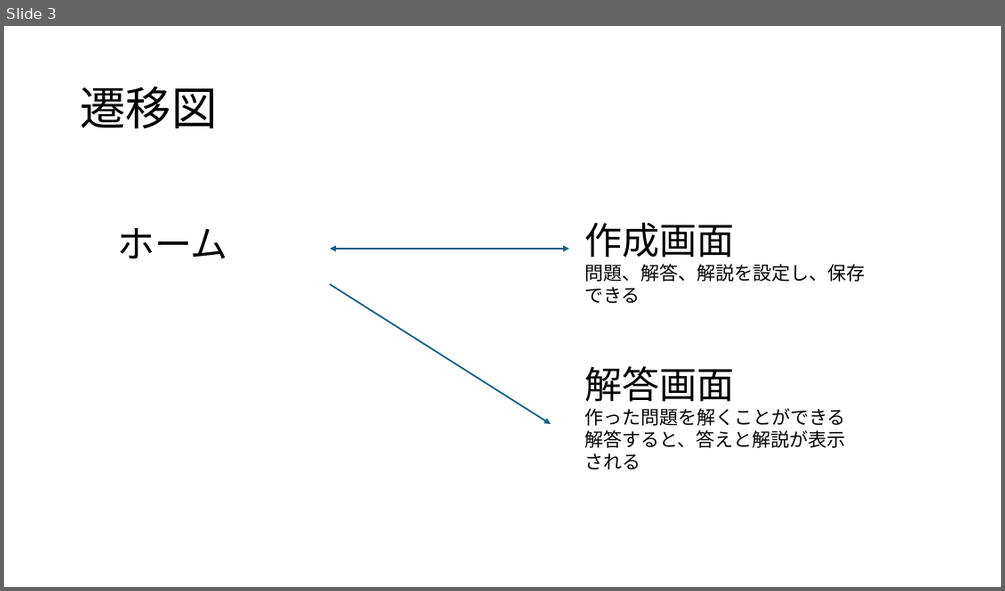
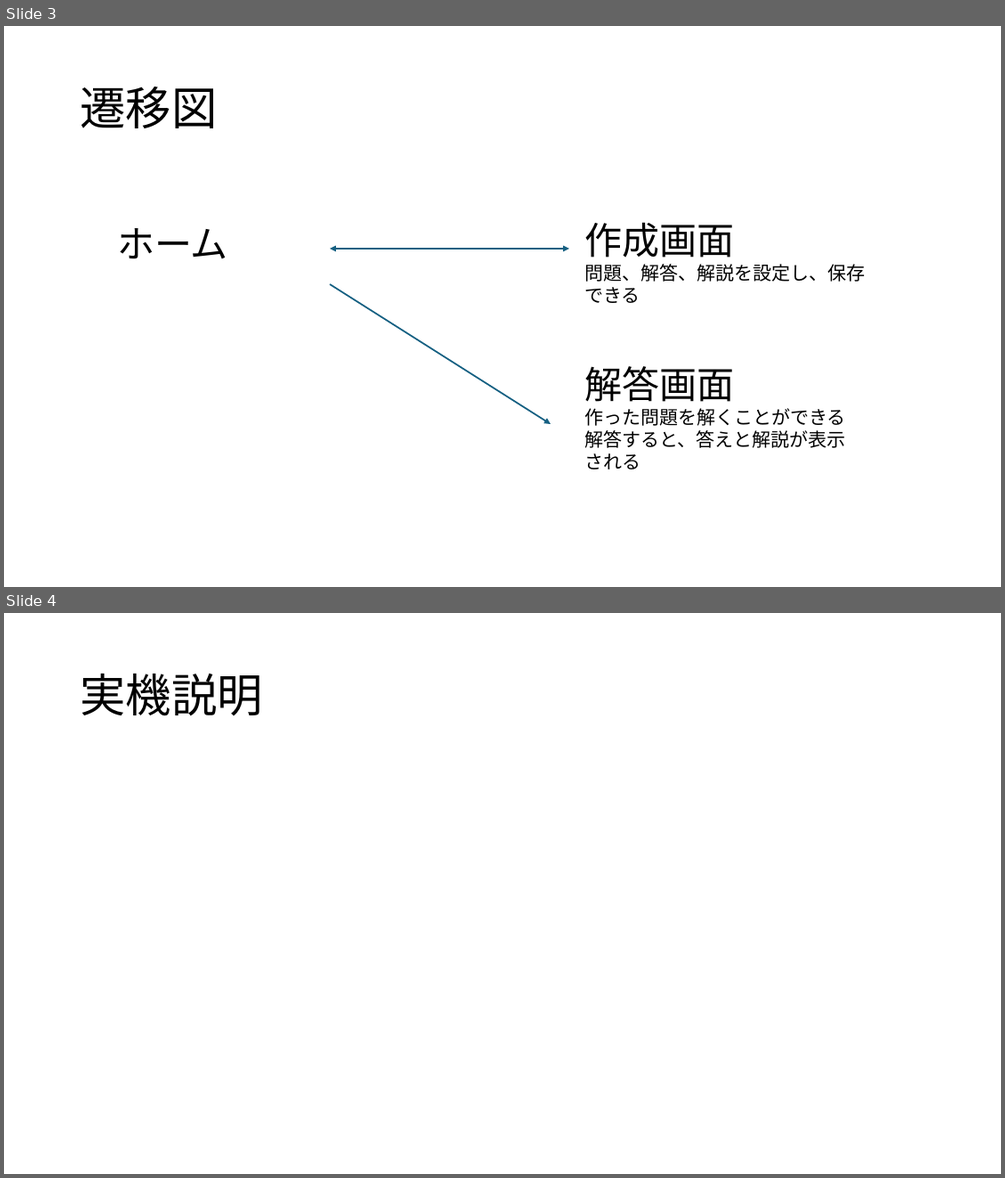
Before and after one commit to kunishimasoichiro/mobile, a slide deck: mobile課題/クイズのような勉強アプリ.pptx. Shown one above the other, each under a label of ours: slide 3 before the commit, slides 3 and 4 after it. The pictures are 1005x591 and 1005x1178 pixels, drawn with LibreOffice and Linux fonts; fonts in the diff are those of the drawing. Boxes give left, top, right and bottom in pixels: in the first picture for what was removed or moved away, otherwise in the second. Text is boxed around its words. In the diff, an @@ line names an element or a change of style, - is before the commit and + after.

```diff
--- a/mobile課題/クイズのような勉強アプリ.pptx
+++ b/mobile課題/クイズのような勉強アプリ.pptx
@@ slide 4 added at box(4, 613, 1001, 1174), background #FFFFFF @@
@@ title added at box(80, 674, 262, 716), 44 pt, text #000000 @@
+実機説明
```
Also in this commit, not shown: 1 other slide added.
